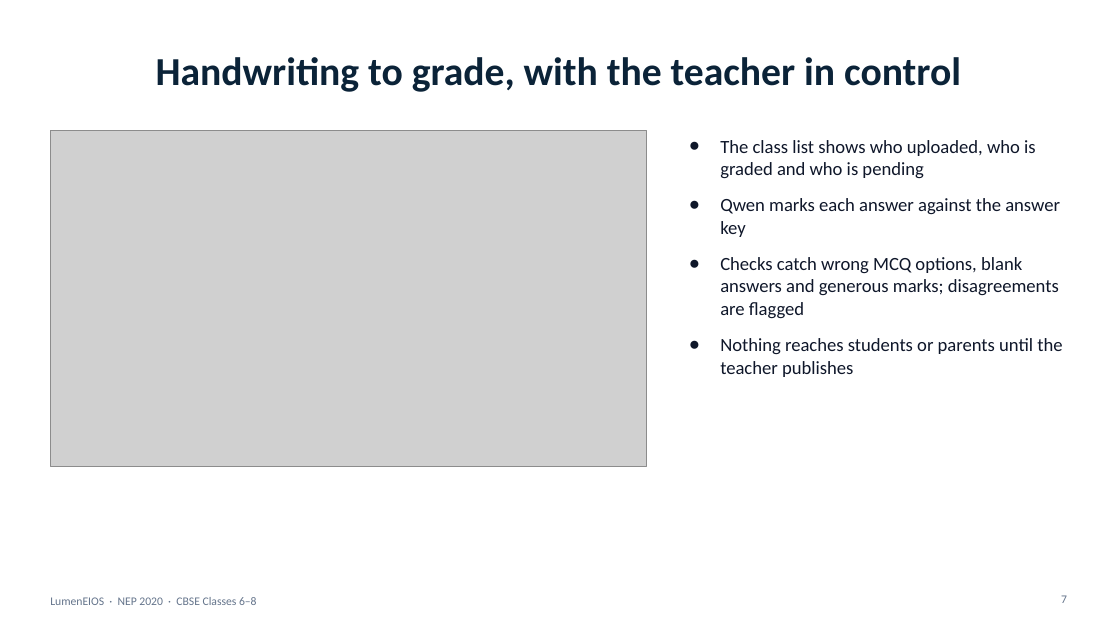
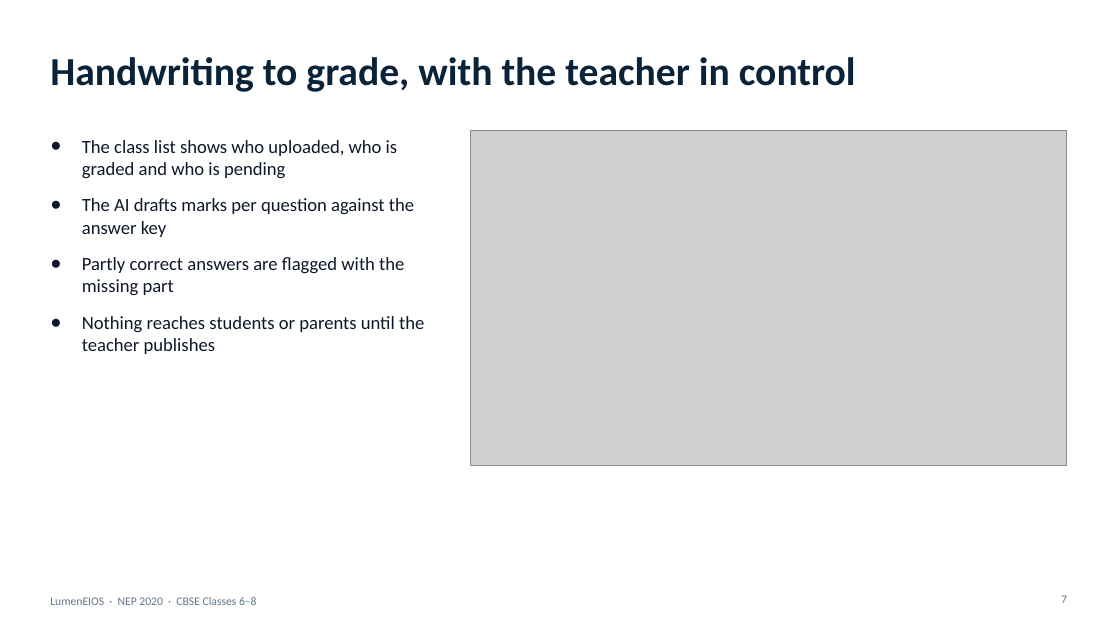
Before and after one commit to Agamjot0123/LumenEIOS, a slide deck: slide 7 of demo/presentation/LumenEIOS_Presentation.pptx. Drawn at 1120x630 pixels with LibreOffice and Linux fonts; fonts in the diff are those of the drawing; grey boxes stand for pictures. Boxes give left, top, right and bottom in pixels: in the first picture for what was removed or moved away, otherwise in the second. Text is boxed around its words. In the diff, an @@ line names an element or a change of style, - is before the commit and + after.

```diff
--- a/demo/presentation/LumenEIOS_Presentation.pptx
+++ b/demo/presentation/LumenEIOS_Presentation.pptx
@@ title "Handwriting to grade, with the ..." at bbox=[50, 57, 856, 92]: alignment centre to left @@
@@ text "The class list shows who ...": place and size @@
-text "The class list shows who ..." at bbox=[720, 140, 1062, 377]
+text "The class list shows who ..." at bbox=[82, 140, 424, 354]
@@ picture removed at bbox=[50, 130, 647, 466] @@
@@ picture added at bbox=[471, 130, 1067, 465] @@
@@ text at bbox=[82, 198, 414, 295]: text changed @@
-● Qwen marks each answer against the answer key
-● Checks catch wrong MCQ options, blank answers and generous marks; disagreements are flagged
+● The AI drafts marks per question against the answer key
+● Partly correct answers are flagged with the missing part
```
Also in this commit, not shown: 10 other slides changed, 9 slides added, 6 slides removed, 8 other files.
